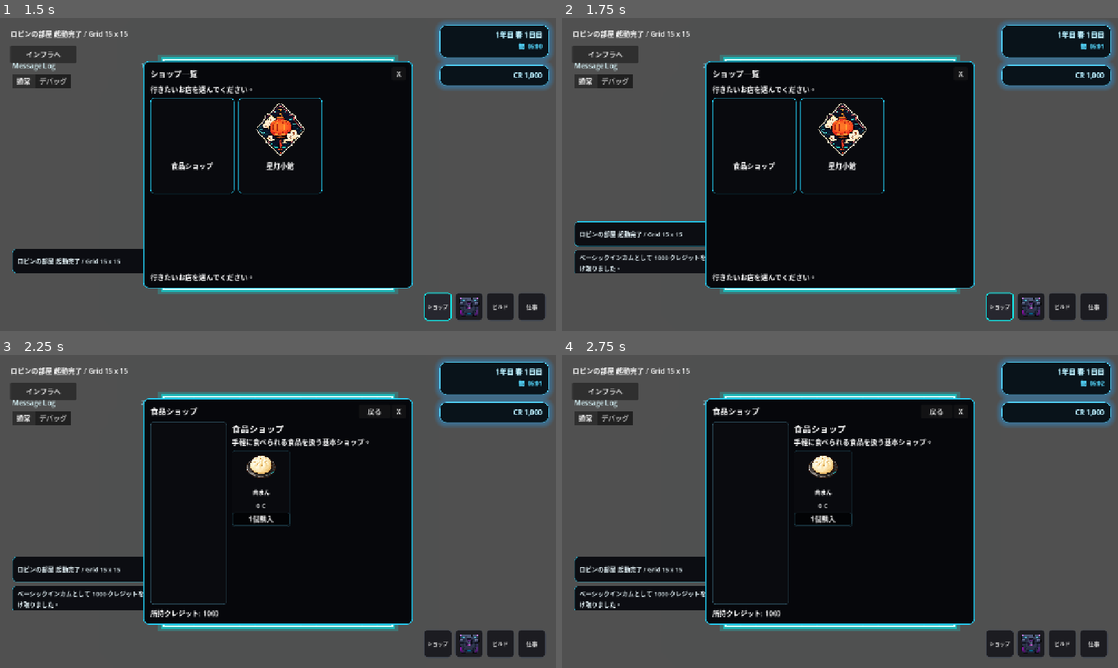
Above: before the commit, frames 1-4 (two rows, left to right).
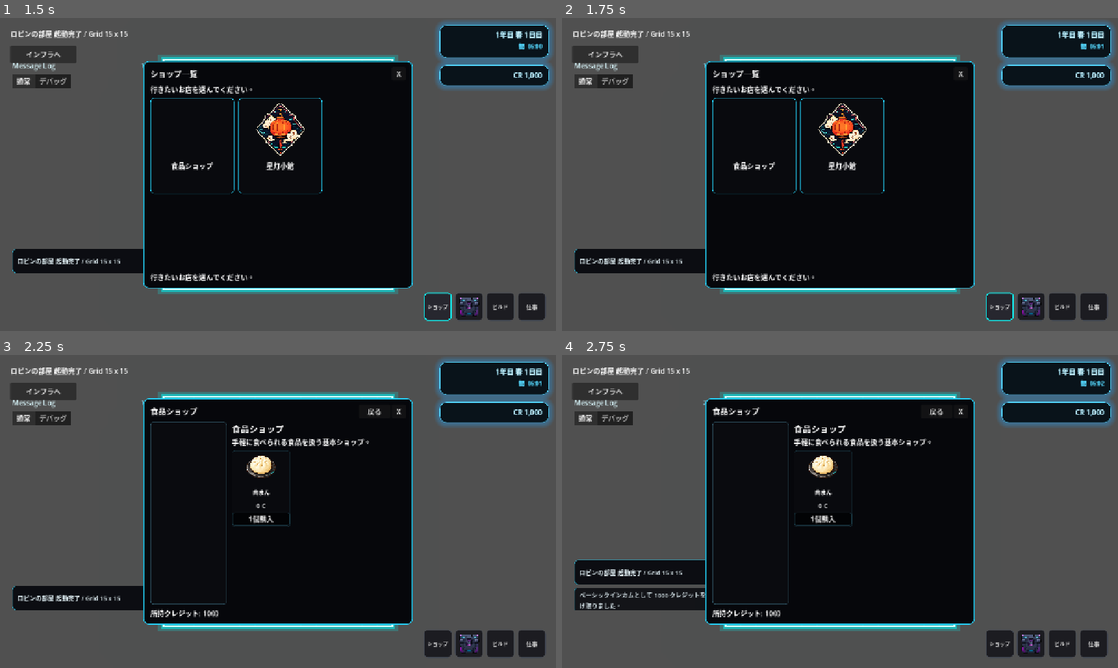
Above: after the commit, the same moments.

Repository: grimoire1089-coder/optimistic
Game: Godot game, scene res://Scenes/Boot/TitleScene.tscn
Same seed, same stepped clock (60 frames per second), same inputs: the game is played once before the commit and once after it. Sound files missing from this copy of the repository are replaced by a short silence.
Inputs (mouse positions are in pixels of both pictures, inside the frame that each line leads up to):
- Up to frame 1 (1.5 s): click "はじめる" at 0.5 s; click "ショップ" at 1.25 s
- Up to frame 2 (1.75 s): no input
- Up to frame 3 (2.25 s): click (194, 483) at 2.02 s
- Up to frame 4 (2.75 s): no input

Frame 1 is identical in both runs. In frame 2, 2.5% of the frame differs, in the area x 2-26%, y 14-82%; in frame 3, 2.4%; in frame 4, 1.3%.

Commit message:
Set message log queue delay to two seconds

Diff:
--- a/Scripts/UI/HUD/MessageLogPanel.gd
+++ b/Scripts/UI/HUD/MessageLogPanel.gd
@@ -11,7 +11,7 @@
 @export var auto_scroll_to_latest: bool = true
 ## 旧設定との互換用。デバッグログはコード側で常に無音にする。
 @export var play_notice_sfx_for_debug: bool = false
-@export_range(0.0, 10.0, 0.1) var queued_message_delay_seconds: float = 1.0
+@export_range(0.0, 10.0, 0.1) var queued_message_delay_seconds: float = 2.0
 @export var card_height: float = 58.0
 @export var card_enter_offset_y: float = 18.0
 @export var card_enter_duration: float = 0.22
